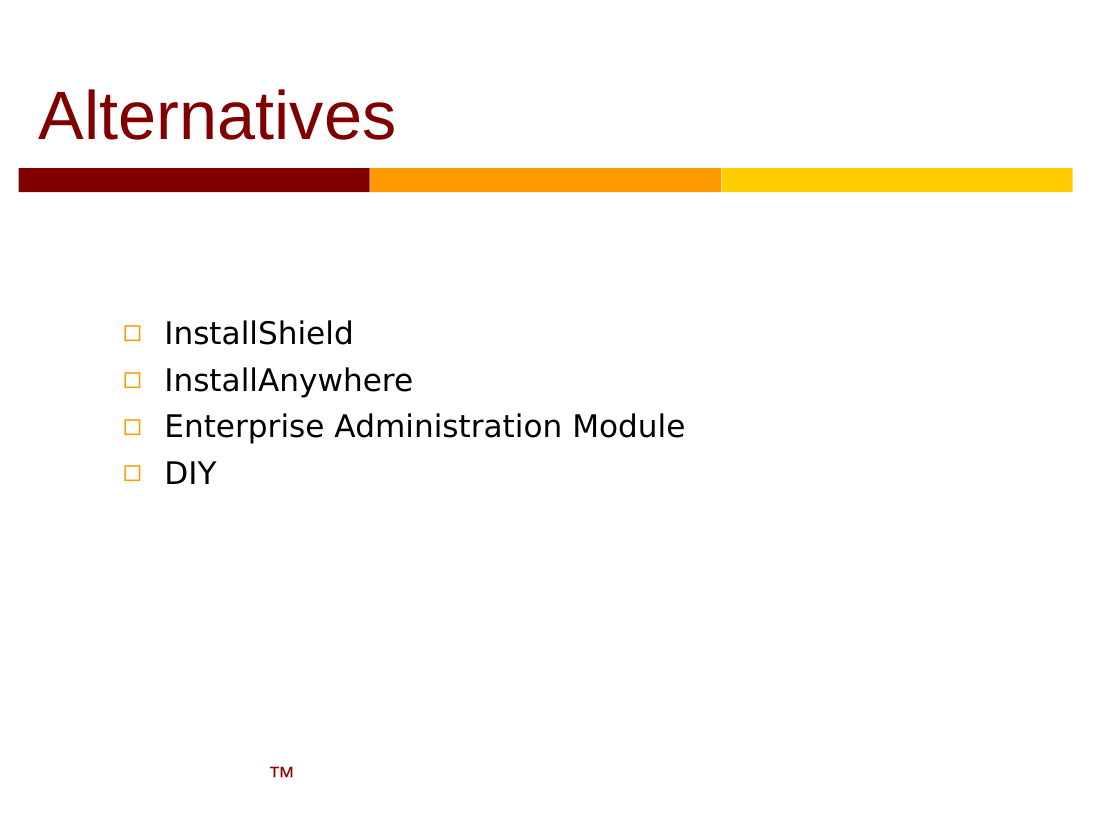
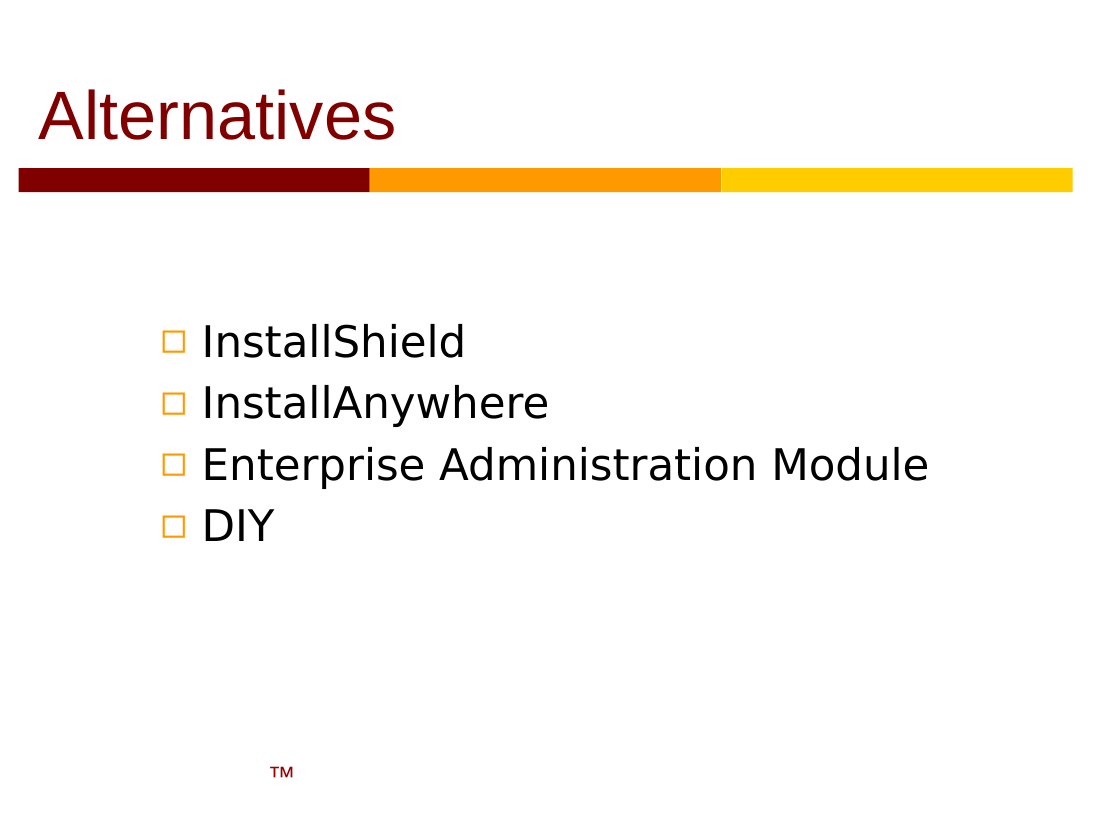
Before and after one commit to LeeGitXM/Installer, a slide deck: slide 3 of MasterBuilder.pptx. Drawn at 1120x840 pixels with LibreOffice and Linux fonts; fonts in the diff are those of the drawing; background and template pictures are left out. Boxes give left, top, right and bottom in pixels: in the first picture for what was removed or moved away, otherwise in the second. Text is boxed around its words. In the diff, an @@ line names an element or a change of style, - is before the commit and + after.

Commit message:
Separate builds for application installer and master builder.

```diff
--- a/MasterBuilder.pptx
+++ b/MasterBuilder.pptx
@@ text "InstallShield": place and size @@
-text "InstallShield" at <box>164,320,685,484</box>
+text "InstallShield" at <box>202,324,929,541</box>
@@ text "InstallShield" at <box>202,324,929,541</box>: size 20 to 28 pt @@
```
Also in this commit, not shown: 2 other slides changed, 1 slide added, 21 other files.
